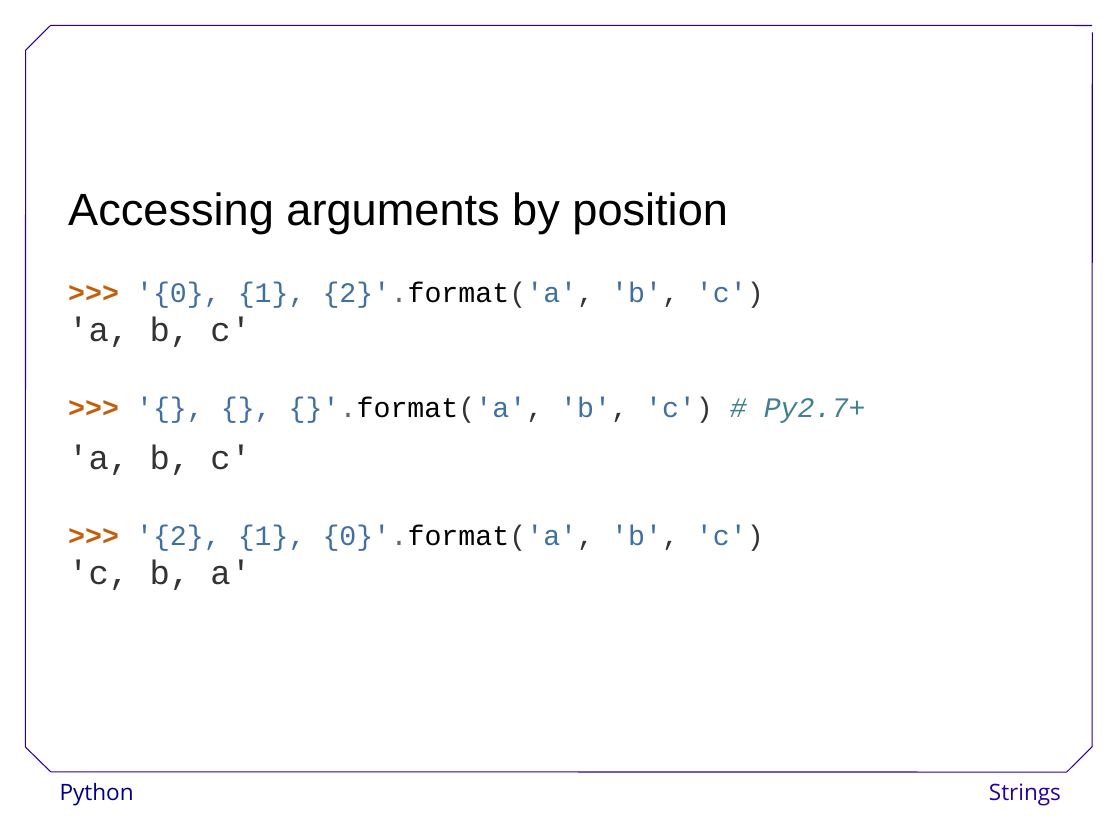
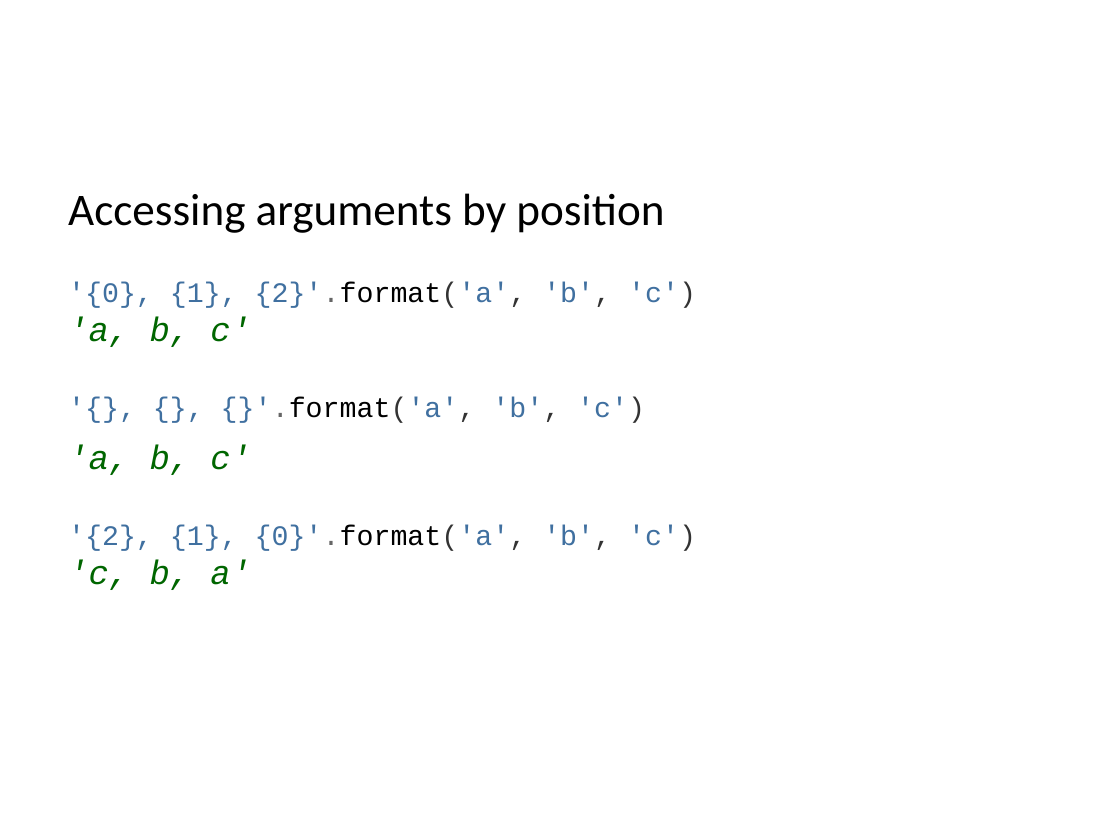
Before and after one commit to ncasuk/ncas-isc, a slide deck: slide 30 of python/presentations/learning_python/12_strings.ppt (slide 31 before the commit). Drawn at 1120x840 pixels with LibreOffice and Linux fonts; fonts in the diff are those of the drawing; background and template pictures are left out. Boxes give left, top, right and bottom in pixels: in the first picture for what was removed or moved away, otherwise in the second. Text is boxed around its words. In the diff, an @@ line names an element or a change of style, - is before the commit and + after.

Commit message:
Updated and checked learning_python12

```diff
--- a/python/presentations/learning_python/12_strings.ppt
+++ b/python/presentations/learning_python/12_strings.ppt
@@ text at (x1=68, y1=193, x2=664, y2=233): font Arial to Calibri in "Accessing arguments by position" @@
@@ text at (x1=68, y1=282, x2=696, y2=590): text changed @@
->>> '{0}, {1}, {2}'.format('a', 'b', 'c')
-'a, b, c'
->>> '{}, {}, {}'.format('a', 'b', 'c') # Py2.7+
-'a, b, c'
->>> '{2}, {1}, {0}'.format('a', 'b', 'c')
-'c, b, a'
+'{0}, {1}, {2}'.format('a', 'b', 'c')
+'a, b, c'
+'{}, {}, {}'.format('a', 'b', 'c')
+'a, b, c'
+'{2}, {1}, {0}'.format('a', 'b', 'c')
+'c, b, a'
@@ group removed at (x1=25, y1=25, x2=1093, y2=772): 7 lines @@
@@ text removed at (x1=60, y1=783, x2=134, y2=806) @@
-Python
@@ text removed at (x1=989, y1=783, x2=1061, y2=806) @@
-Strings
```
Also in this commit, not shown: 58 other slides changed, 1 slide added, 2 slides removed.
